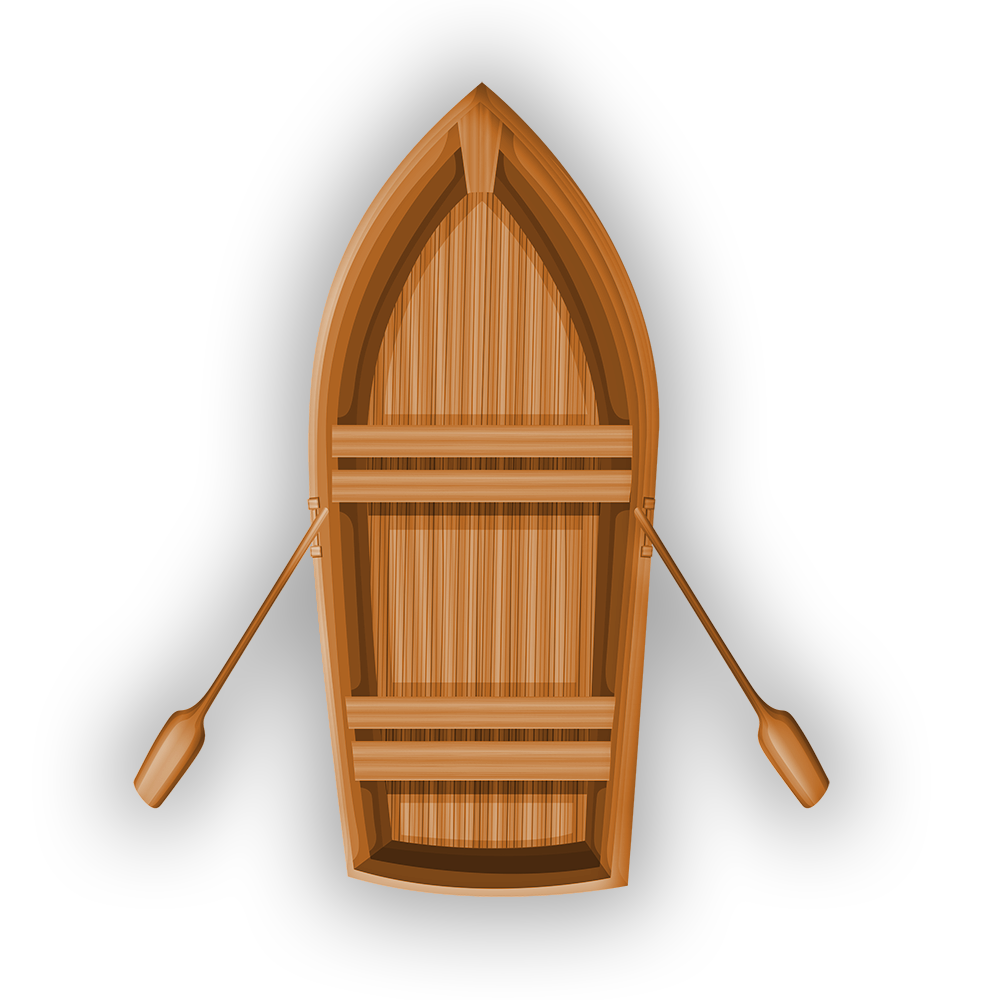
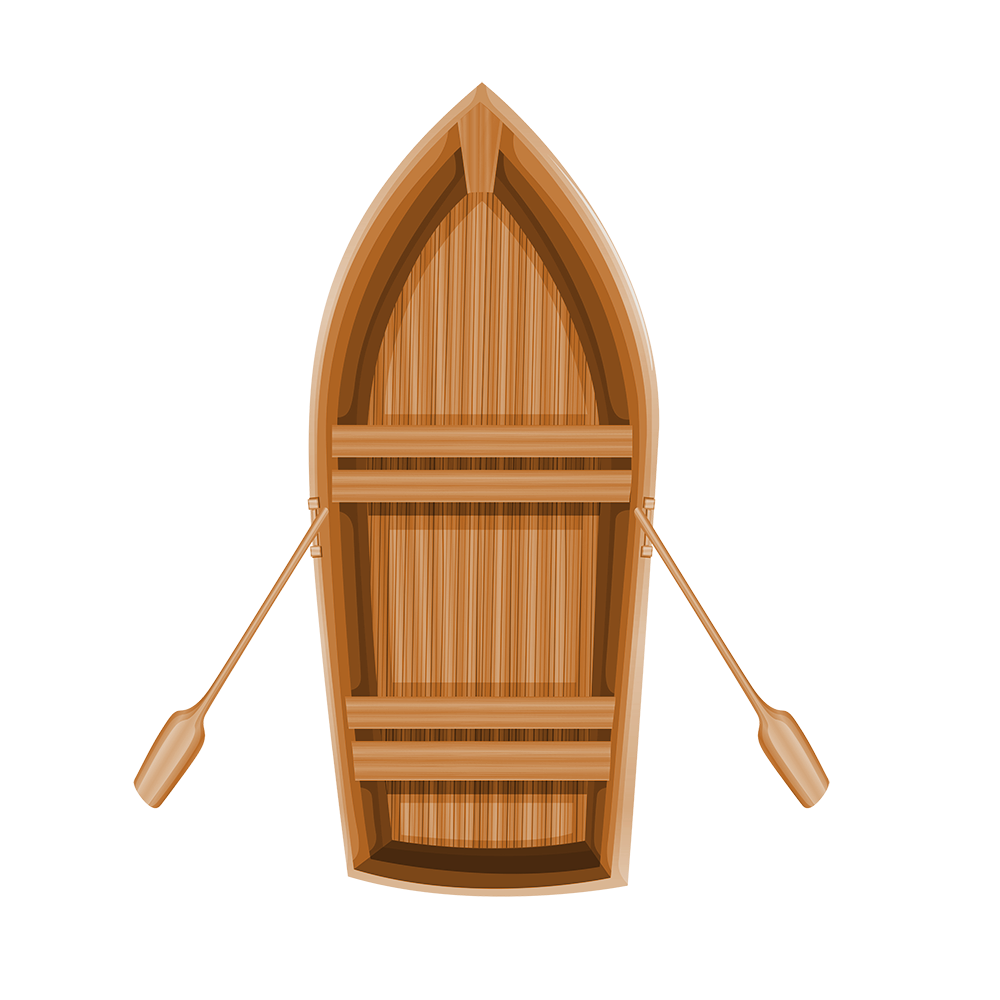
Layers edited between the first and the second 1000 x 1000 image:
painted on "Layer 0" over [133, 81, 830, 897]
